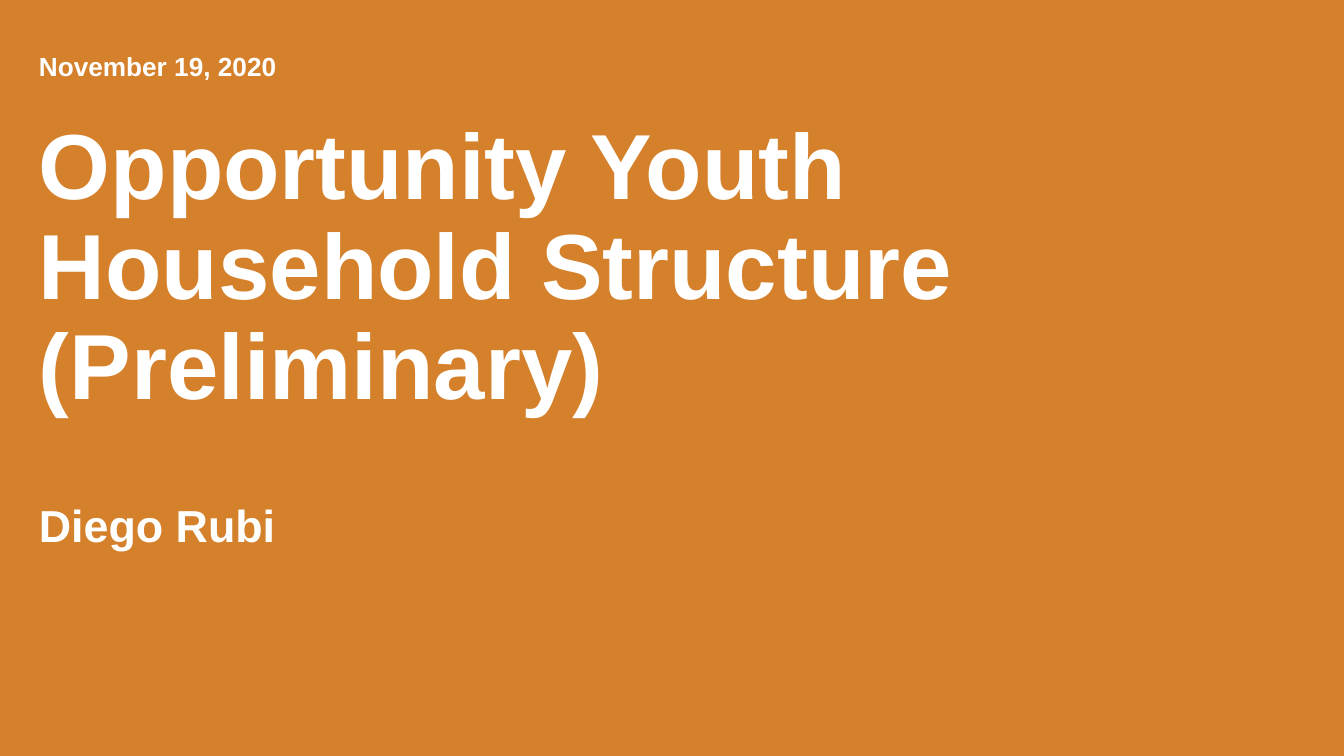
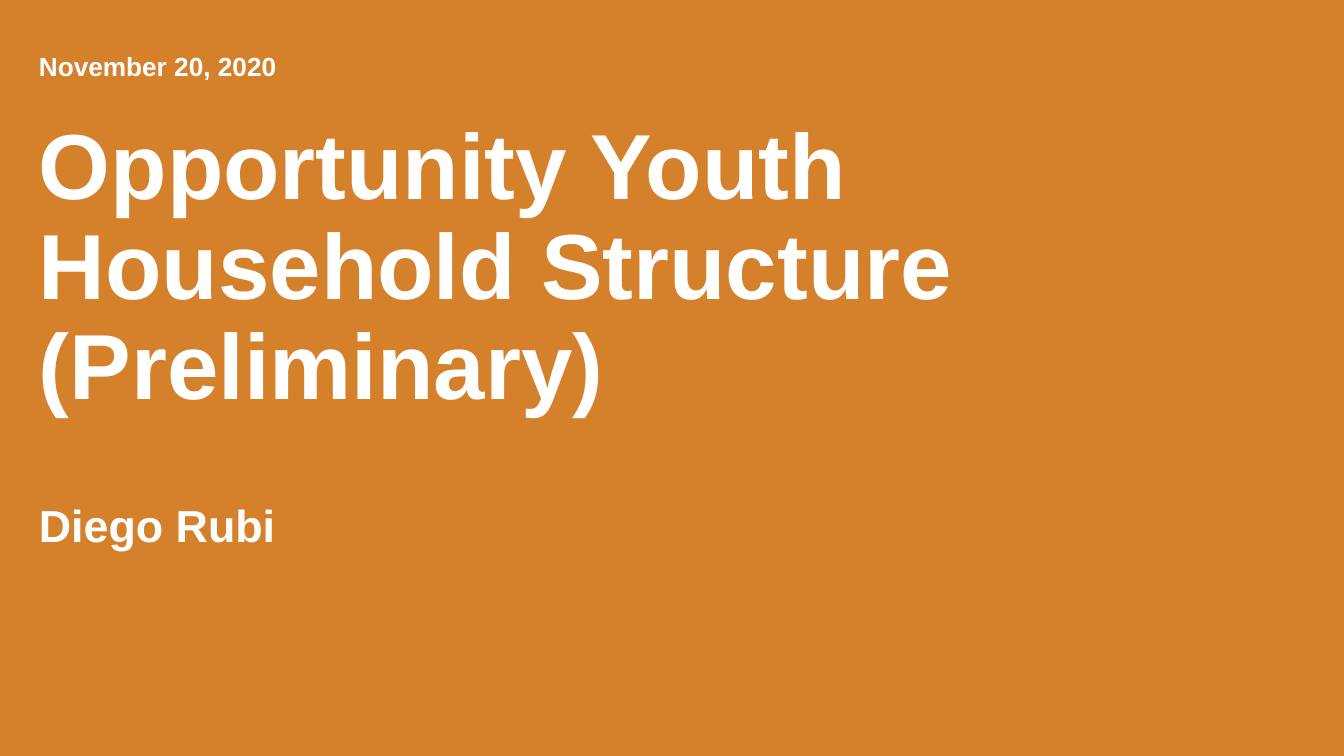
Before and after one commit to ucdiegorubi/oy_census_analysis, a slide deck: slide 1 of create_powerpoint/household_structure_estimates.pptx. Drawn at 1344x756 pixels with LibreOffice and Linux fonts; fonts in the diff are those of the drawing; background and template pictures are left out. Boxes give left, top, right and bottom in pixels: in the first picture for what was removed or moved away, otherwise in the second. Text is boxed around its words. In the diff, an @@ line names an element or a change of style, - is before the commit and + after.

```diff
--- a/create_powerpoint/household_structure_estimates.pptx
+++ b/create_powerpoint/household_structure_estimates.pptx
@@ text at (x1=39, y1=57, x2=276, y2=80): text changed @@
-November 19, 2020
+November 20, 2020
```
Also in this commit, not shown: 1 other slide changed, 6 other files.
